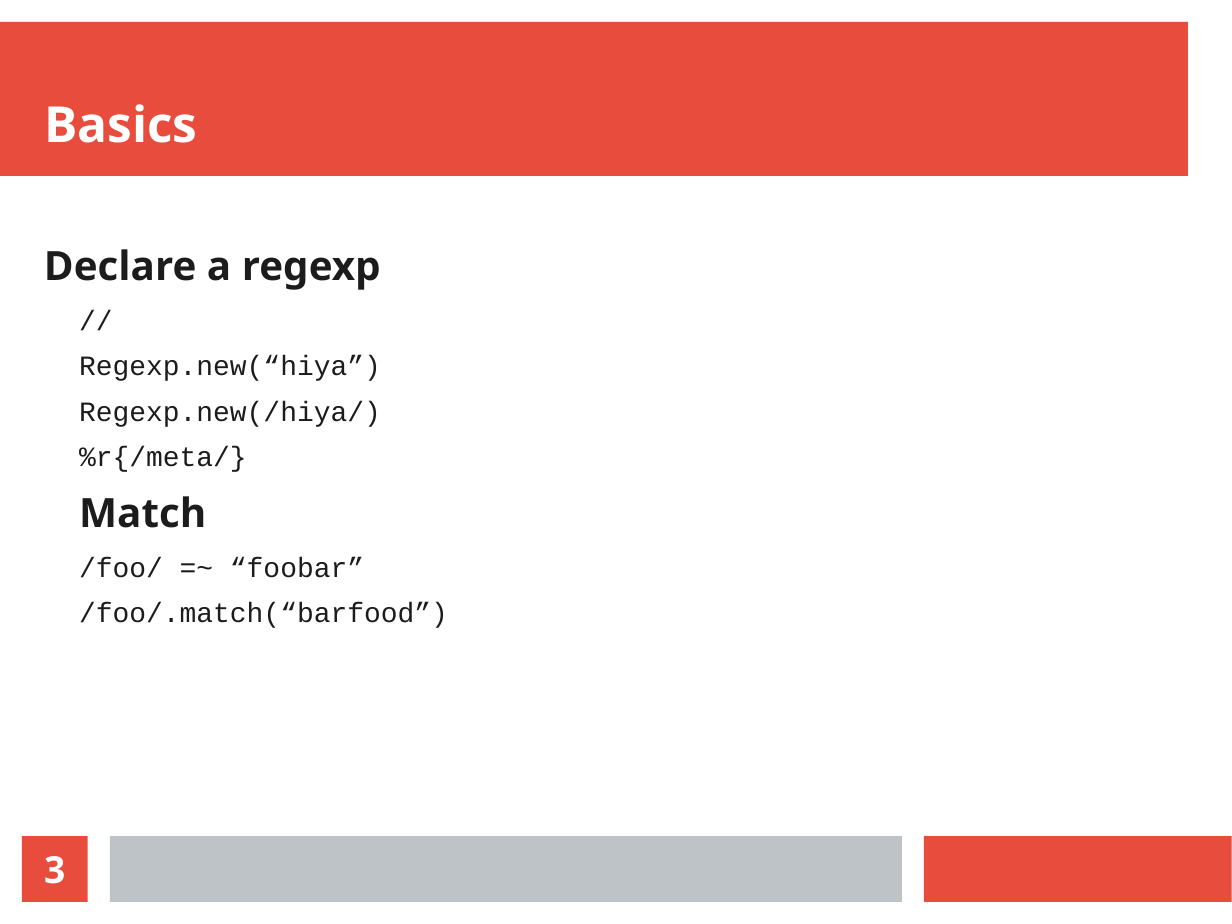
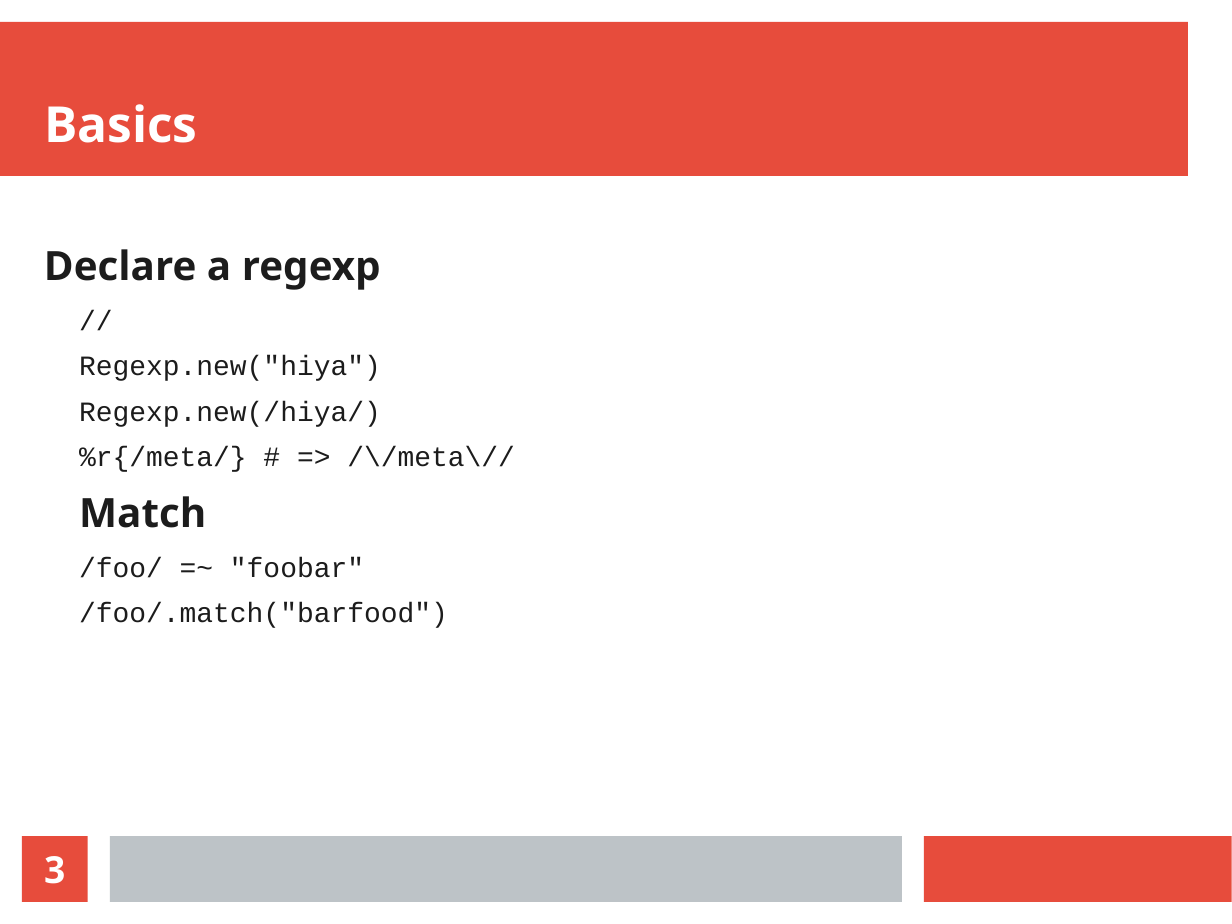
Before and after one commit to callahat/slides, a slide deck: slide 3 of 2024/crb/regexp.ppt. Drawn at 1232x924 pixels with LibreOffice and Linux fonts; fonts in the diff are those of the drawing. Boxes give left, top, right and bottom in pixels: in the first picture for what was removed or moved away, otherwise in the second. Text is boxed around its words. In the diff, an @@ line names an element or a change of style, - is before the commit and + after.

```diff
--- a/2024/crb/regexp.ppt
+++ b/2024/crb/regexp.ppt
@@ text at bbox=[79, 356, 381, 381]: text changed @@
-  Regexp.new(“hiya”)
+  Regexp.new("hiya")
@@ text at bbox=[79, 446, 515, 472]: text changed @@
-  %r{/meta/}
+  %r{/meta/} # => /\/meta\//
@@ text at bbox=[79, 557, 448, 628]: text changed @@
-  /foo/ =~ “foobar”
-  /foo/.match(“barfood”)
+  /foo/ =~ "foobar"
+  /foo/.match("barfood")
```
Also in this commit, not shown: 1 other slide changed, 5 slides added, 1 slide removed, 1 other file.
